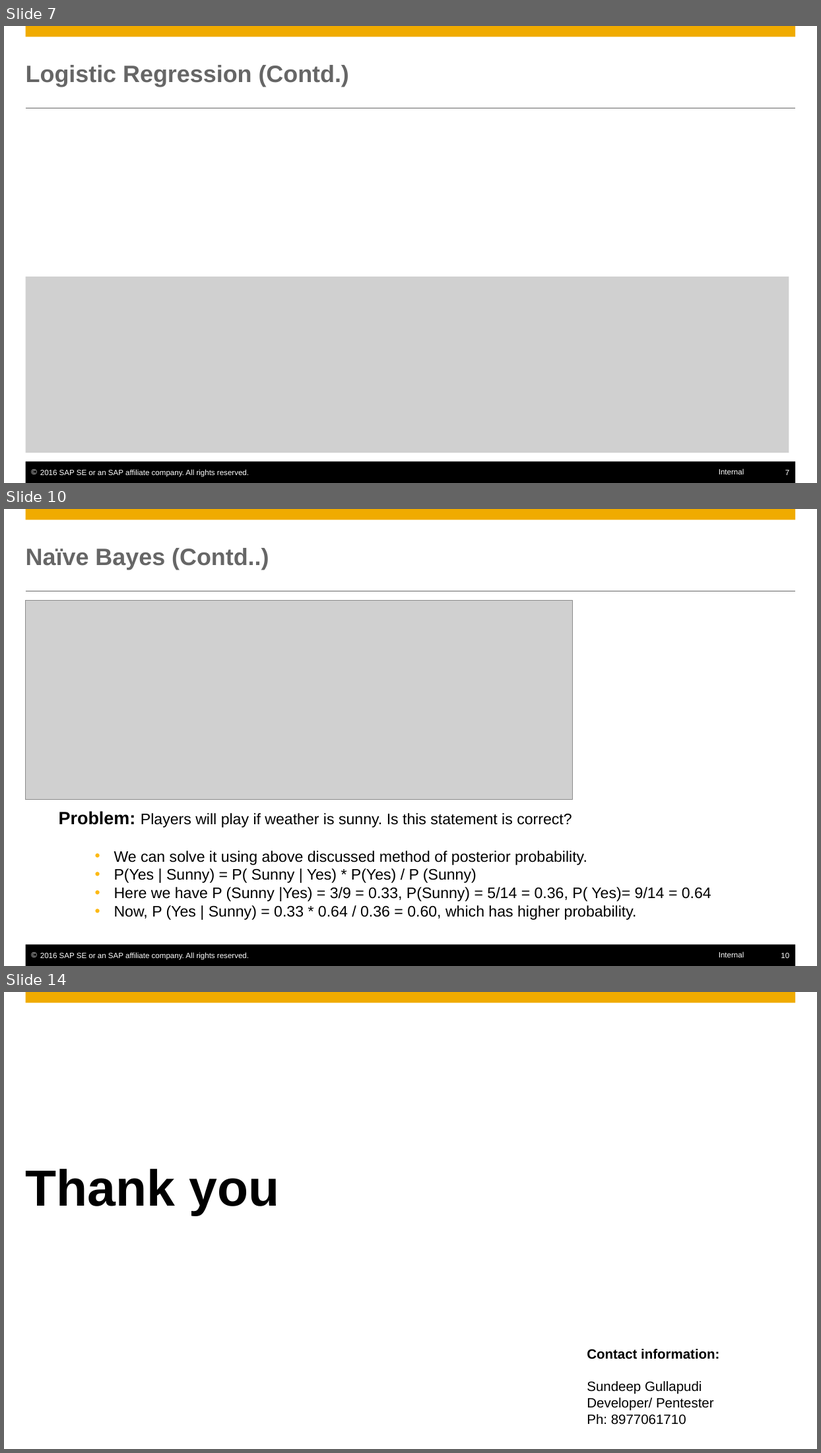
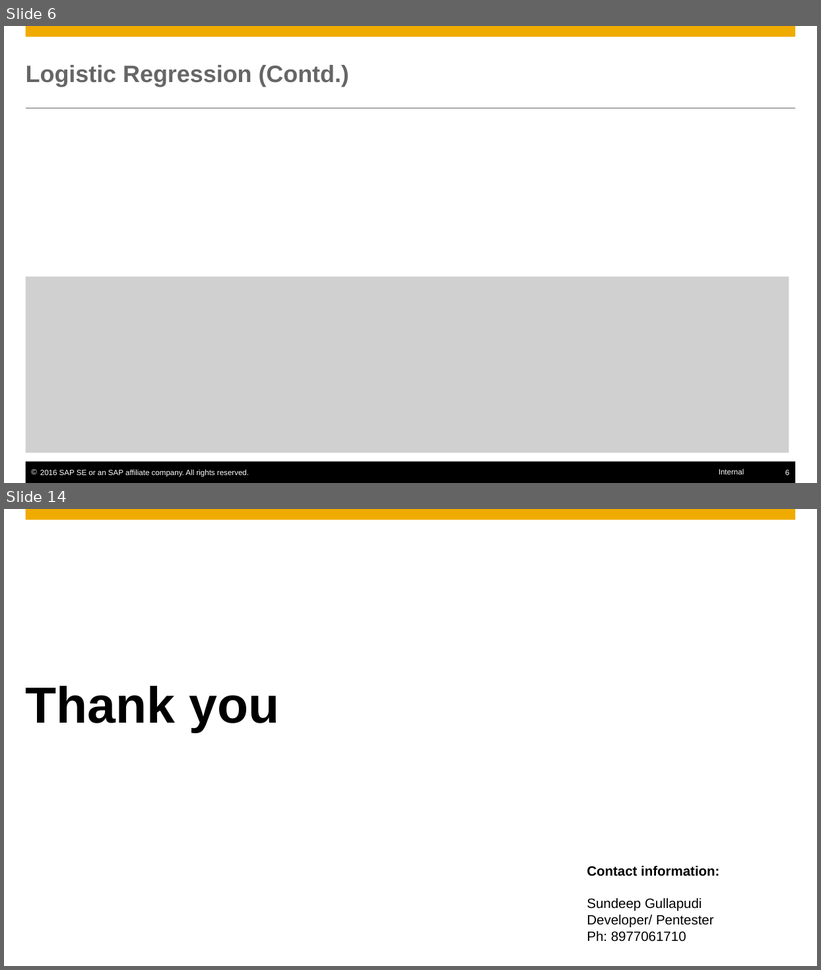
Before and after one commit to SherwinVarghese/Machine-Learning-TechknowSchool, a slide deck: modules/4. ML Algorithms/2. Classification/Classification_LR_DT.pptx. Shown one above the other, each under a label of ours: slides 7, 10 and 14 before the commit, slides 6 and 14 after it; the slides between them are not shown. The pictures are 821x1453 and 821x970 pixels, drawn with LibreOffice and Linux fonts; fonts in the diff are those of the drawing; grey boxes stand for pictures; background and template pictures are left out. Boxes give left, top, right and bottom in pixels: in the first picture for what was removed or moved away, otherwise in the second. Text is boxed around its words. In the diff, an @@ line names an element or a change of style, - is before the commit and + after.

```diff
--- a/modules/4. ML Algorithms/2. Classification/Classification_LR_DT.pptx
+++ b/modules/4. ML Algorithms/2. Classification/Classification_LR_DT.pptx
@@ slide 10 removed at box(4, 509, 817, 966), background #FFFFFF; not listed: 6 template elements that a slide beside it also shows @@
@@ title removed at box(26, 548, 269, 570) @@
-Naïve Bayes (Contd..)
@@ picture removed at box(25, 601, 572, 800) @@
@@ text removed at box(59, 811, 712, 920) @@
-Problem: Players will play if weather is sunny. Is this statement is correct?
-  • We can solve it using above discussed method of posterior probability.
-  • P(Yes | Sunny) = P( Sunny | Yes) * P(Yes) / P (Sunny)
-  • Here we have P (Sunny |Yes) = 3/9 = 0.33, P(Sunny) = 5/14 = 0.36, P( Yes)= 9/14 = 0.64
-  • Now, P (Yes | Sunny) = 0.33 * 0.64 / 0.36 = 0.60, which has higher probability.
@@ what was slide 7 is now slide 6 @@
@@ page number at box(785, 470, 789, 475): text changed @@
-7
+6
```
Also in this commit, not shown: 2 slides changed, 6 slides added, 5 other slides removed.
